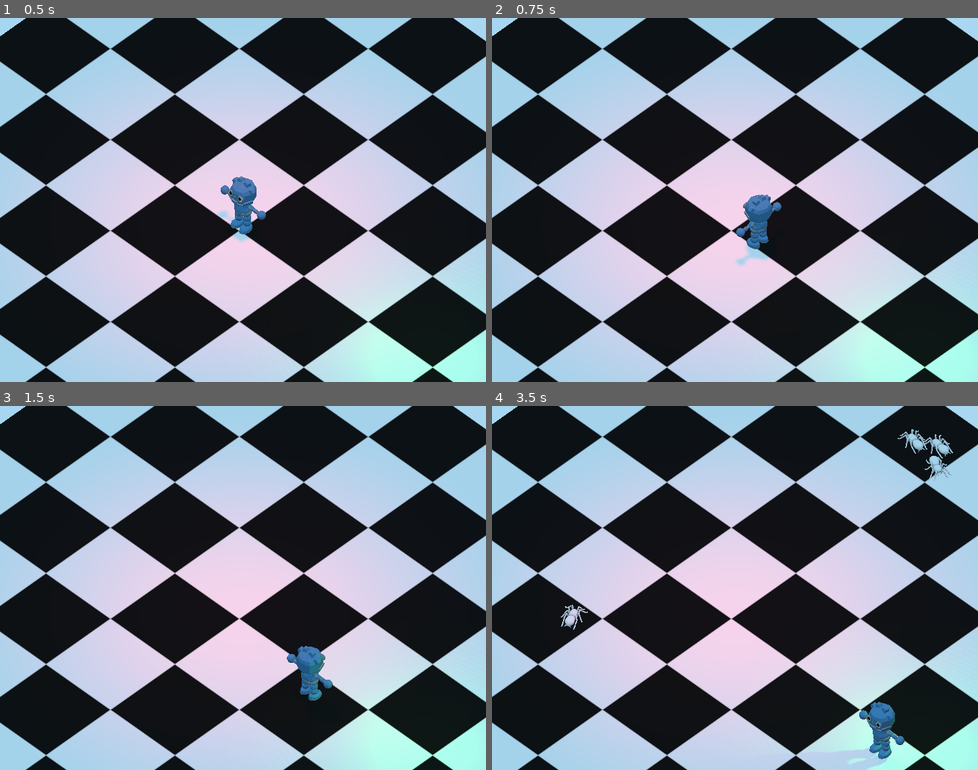
Above: before the commit, frames 1-4 (two rows, left to right).
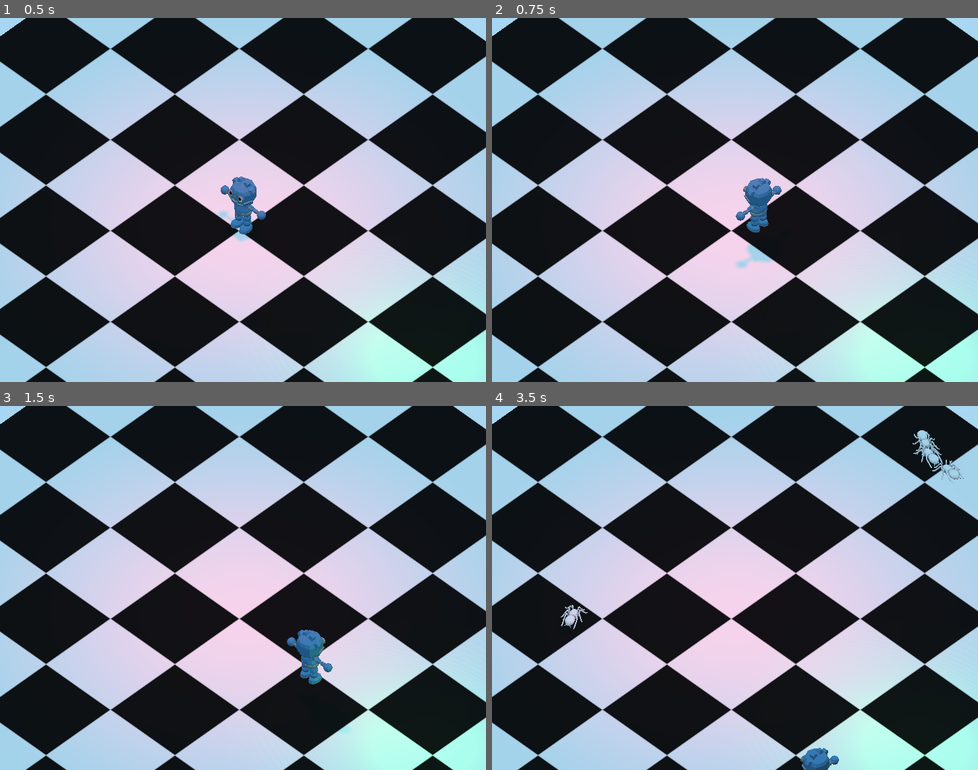
Above: after the commit, the same moments.

Repository: doguigc/Haunted-Mansion-Prototype
Game: Godot game, scene res://Main.tscn
Same seed, same stepped clock (60 frames per second), same inputs: the game is played once before the commit and once after it.
Inputs:
- Up to frame 1 (0.5 s): no input
- Up to frame 2 (0.75 s): tap Enter at 0.5 s; hold D (move_right) from 0.53 s (still down); tap Space (jump) at 0.6 s
- Up to frame 3 (1.5 s): tap Space (jump) at 0.77, 1.07, 1.35 s; release D (move_right) at 1.28 s; hold S (move_back) from 1.28 s (still down)
- Up to frame 4 (3.5 s): tap Space (jump) at 1.52, 1.82, 2.1, 2.85, 3.02, 3.32 s; release S (move_back) at 2.03 s; hold D (move_right) 2.03-2.78 s; hold Up (move_forward) from 2.78 s (still down)

Frame 1 is identical in both runs. In frame 2, 1.0% of the frame differs, in the area x 50-60%, y 43-69%; in frame 3, 0.9%; in frame 4, 2.1%, in the area x 14-98%, y 6-100%.
Error after the commit: Attempt to call function 'is_in_group' in base 'null instance' on a null instance. (res://Player/Player.gd:24)

Commit message:
salto
agregue salto, cambie las mascaras y capas

Diff:
--- a/HauntedMansionGODOT/Main.tscn
+++ b/HauntedMansionGODOT/Main.tscn
@@ -28,6 +28,8 @@
 
 [node name="Ground" type="StaticBody" parent="."]
 transform = Transform( 1, 0, 0, 0, 1, 0, 0, 0, 1, -0.0744152, -4.47036, 0.296162 )
+collision_layer = 4
+collision_mask = 0
 
 [node name="CollisionShape" type="CollisionShape" parent="Ground"]
 shape = SubResource( 1 )
@@ -38,6 +40,7 @@
 
 [node name="Player" parent="." instance=ExtResource( 1 )]
 transform = Transform( 2.99985, -0.0300017, 0, 0.0299892, 2.9986, 0.0864339, -0.00086439, -0.0864295, 2.99875, -0.0374391, -3.46019, -0.0633526 )
+collision_mask = 6
 
 [node name="CameraPivot" type="Position3D" parent="."]
 transform = Transform( 0.707107, 0, 0.707107, 0, 1, 0, -0.707107, 0, 0.707107, 0, 0, 0 )
--- a/HauntedMansionGODOT/Mob/Mob.gd
+++ b/HauntedMansionGODOT/Mob/Mob.gd
@@ -9,9 +9,13 @@
 
 var velocity = Vector3.ZERO
 
+# Emitted when the player jumped on the mob.
+signal squashed
 
-func _physics_process(_delta):
-	move_and_slide(velocity)
+# ...
+
+
+
 
 
 # We will call this function from the Main scene.
@@ -36,3 +40,10 @@
 
 func _on_VisibilityNotifier_screen_exited():
 	queue_free()
+
+func squash():
+	emit_signal("squashed")
+	queue_free()
+
+func _physics_process(_delta):
+	move_and_slide(velocity)
--- a/HauntedMansionGODOT/Mob/Mob.tscn
+++ b/HauntedMansionGODOT/Mob/Mob.tscn
@@ -6,7 +6,9 @@
 [sub_resource type="BoxShape" id=1]
 extents = Vector3( 0.729623, 0.275139, 0.893948 )
 
-[node name="Mob" type="KinematicBody"]
+[node name="Mob" type="KinematicBody" groups=["mob"]]
+collision_layer = 2
+collision_mask = 0
 script = ExtResource( 2 )
 
 [node name="Pivot" type="Spatial" parent="."]
--- a/HauntedMansionGODOT/Player/Player.gd
+++ b/HauntedMansionGODOT/Player/Player.gd
@@ -7,9 +7,27 @@
 
 var velocity = Vector3.ZERO
 
+# Vertical impulse applied to the character upon jumping in meters per second.
+export var jump_impulse = 20
+
+# Vertical impulse applied to the character upon bouncing over a mob in
+# meters per second.
+export var bounce_impulse = 16
 
 func _physics_process(delta):
 	var direction = Vector3.ZERO
+
+	for index in range(get_slide_count()):
+		# We check every collision that occurred this frame.
+		var collision = get_slide_collision(index)
+		# If we collide with a monster...
+		if collision.collider.is_in_group("mob"):
+			var mob = collision.collider
+			# ...we check that we are hitting it from above.
+			if Vector3.UP.dot(collision.normal) > 0.1:
+				# If so, we squash it and bounce.
+				mob.squash()
+				velocity.y = bounce_impulse
 
 	if Input.is_action_pressed("move_right"):
 		direction.x += 1
@@ -19,10 +37,14 @@
 		direction.z += 1
 	if Input.is_action_pressed("move_forward"):
 		direction.z -= 1
-
+	# Jumping
+	if is_on_floor() and Input.is_action_just_pressed("jump"):
+		velocity.y += jump_impulse
 	if direction != Vector3.ZERO:
 		direction = direction.normalized()
 		$Pivot.look_at(translation + direction, Vector3.UP)
+
+
 
 	velocity.x = direction.x * speed
 	velocity.z = direction.z * speed
--- a/HauntedMansionGODOT/project.godot
+++ b/HauntedMansionGODOT/project.godot
@@ -18,6 +18,10 @@
 
 window/size/width=720
 window/size/height=540
+
+[global]
+
+"layer names"=false
 
 [gui]
 
@@ -55,6 +59,12 @@
  ]
 }
 
+[layer_names]
+
+3d_physics/layer_1="player"
+3d_physics/layer_2="enemies "
+3d_physics/layer_3="world"
+
 [physics]
 
 common/enable_pause_aware_picking=true
